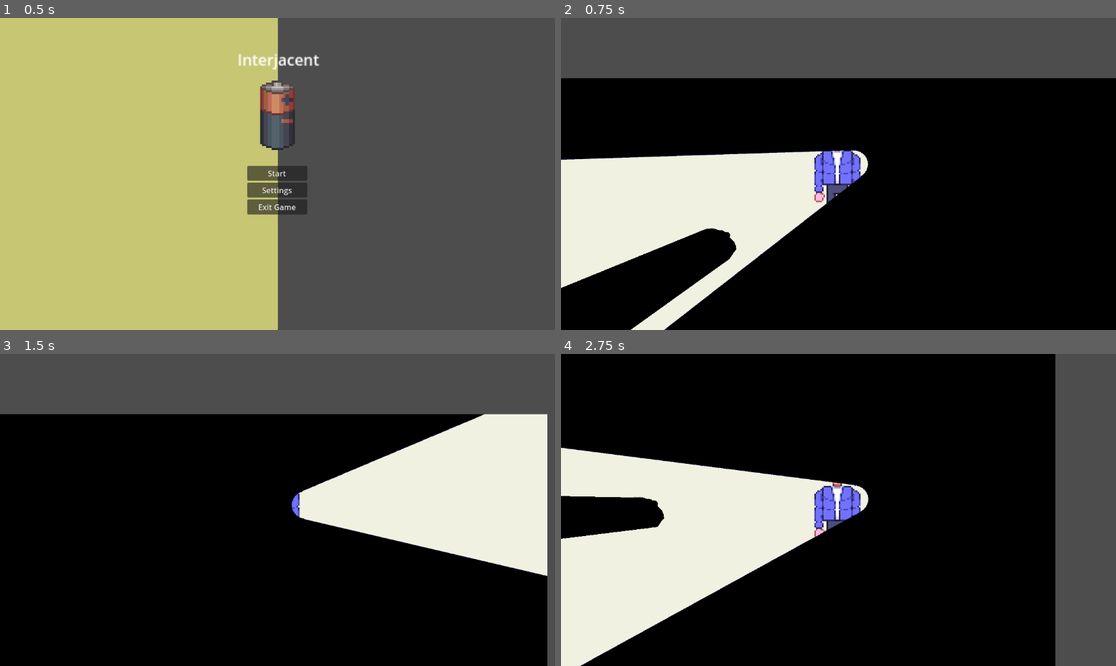
Above: before the commit, frames 1-4 (two rows, left to right).
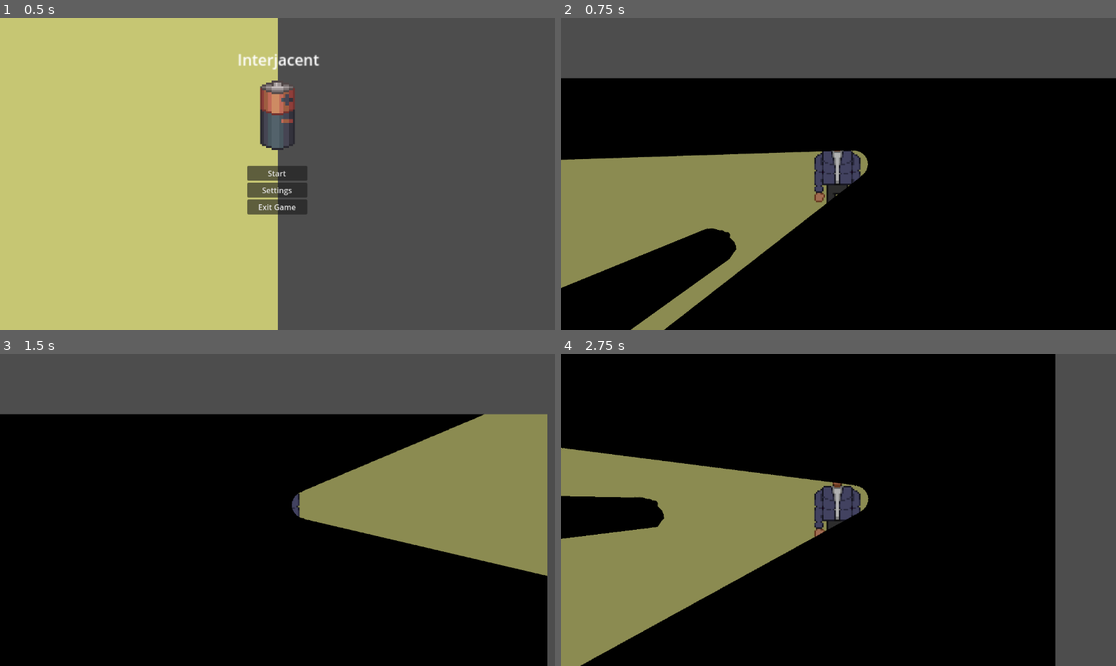
Above: after the commit, the same moments.

Repository: ChloeMayLikeCheese/GDD112-Group-Project
Game: Godot game, scene res://Menus/start_menu.tscn
Same seed, same stepped clock (60 frames per second), same inputs: the game is played once before the commit and once after it.
Inputs (mouse positions are in pixels of both pictures, inside the frame that each line leads up to):
- Up to frame 1 (0.5 s): no input
- Up to frame 2 (0.75 s): click "Start" at 0.5 s
- Up to frame 3 (1.5 s): tap Enter at 1.25 s; move the mouse to (399, 494) at 1.27 s; hold D (Right) from 1.28 s (still down)
- Up to frame 4 (2.75 s): move the mouse to (727, 525) at 2.02 s; release D (Right) at 2.03 s; hold S (Down) from 2.03 s (still down)

Frame 1 is identical in both runs. In frame 2, 16% of the frame differs, in the area x 0-56%, y 42-100%; in frame 3, 15%; in frame 4, 20%, in the area x 0-56%, y 29-100%.

Commit message:
light go brrrr
yaoi

Diff:
--- a/Scenes/backrooms_1.tscn
+++ b/Scenes/backrooms_1.tscn
@@ -1,8 +1,9 @@
-[gd_scene load_steps=11 format=3 uid="uid://c28hf7v0iarp"]
+[gd_scene load_steps=12 format=3 uid="uid://c28hf7v0iarp"]
 
 [ext_resource type="PackedScene" uid="uid://caqrfwj78qk08" path="res://Creatures/character.tscn" id="1_4j7pa"]
 [ext_resource type="Texture2D" uid="uid://b0x2uvog4fr5x" path="res://Textures/Tileset/Basetile.png" id="2_5sq33"]
 [ext_resource type="Texture2D" uid="uid://cq7tg5x5363ju" path="res://Textures/Tileset/Stain1.png" id="2_ksnc2"]
+[ext_resource type="Texture2D" uid="uid://dsobykbaipexe" path="res://Textures/Tileset/Basetile - Copy.png" id="2_q1oui"]
 [ext_resource type="PackedScene" uid="uid://cmf8361jt5w0s" path="res://Creatures/monster_1.tscn" id="3_x1jhr"]
 [ext_resource type="PackedScene" uid="uid://hajuk2n703qe" path="res://Menus/pause_menu.tscn" id="4_v37ud"]
 
@@ -46,7 +47,7 @@
 scale = Vector2(20.91, 14.01)
 energy = 2.3
 blend_mode = 1
-texture = ExtResource("2_5sq33")
+texture = ExtResource("2_q1oui")
 
 [node name="Static" type="Node2D" parent="."]
 
Binary file added: Textures/Tileset/Basetile - Copy.png
Not shown, added: Textures/Tileset/Basetile - Copy.png.import
Not shown, changed: Textures/Tileset/Thumbs.db
